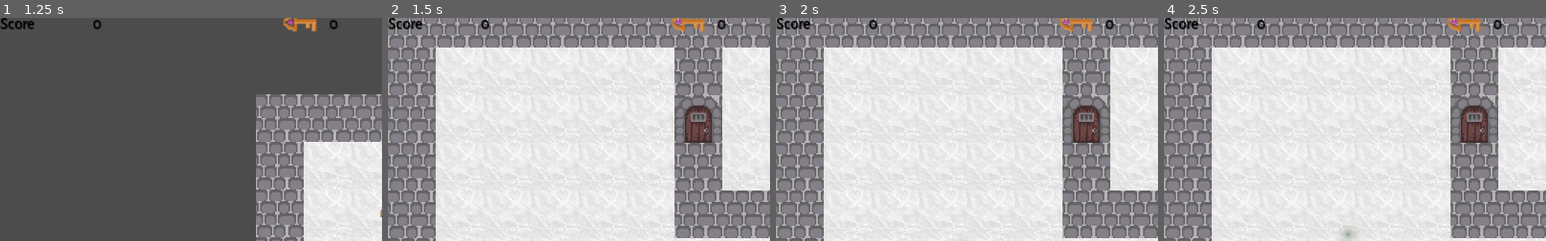
Above: before the commit, frames 1-4 (left to right).
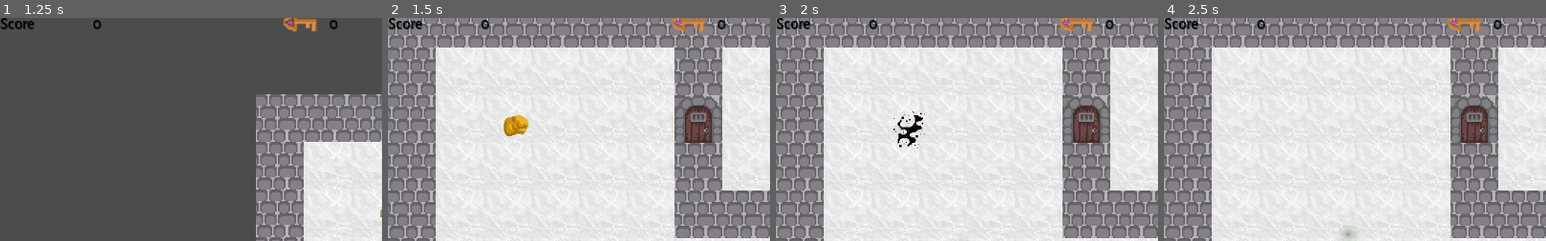
Above: after the commit, the same moments.

Repository: rogerdv/labyrinth
Game: Godot game, scene res://Scenes/main_menu.tscn
Two runs of this game, one before a commit and one after it. Both use one fixed random seed, a clock stepped at 60 frames per second and the inputs below. The engine's default icon, where the game draws it, is replaced by a stand-in: a white triangle on a blue panel in a dark square.
Inputs (mouse positions are % of the whole screen's width and height, from its top left):
- Up to frame 1 (1.25 s): click "New game" at 0.5 s
- Up to frame 2 (1.5 s): click (95, 77) at 1.25 s
- Up to frame 3 (2 s): no input
- Up to frame 4 (2.5 s): click (95, 91) at 2 s
The pictures show only the part of the screen within x 0-50%, y 4-54%; the shares and areas given below are measured in that part.

Frame 1 is identical in both runs. In frame 2, 0.5% of the frame differs, in the area x 30-37%, y 43-53%; in frame 3, 0.5%; in frame 4, nothing differs.

Commit message:
Added to repo

Diff:
--- /dev/null
+++ b/Scenes/Explosion.tscn
@@ -0,0 +1,31 @@
+[gd_scene load_steps=3 format=2]
+
+[ext_resource path="res://Images/explosion.png" type="Texture" id=1]
+
+[sub_resource type="Animation" id=1]
+resource_name = "Explosion"
+length = 0.8
+tracks/0/type = "value"
+tracks/0/path = NodePath("Sprite:frame")
+tracks/0/interp = 1
+tracks/0/loop_wrap = true
+tracks/0/imported = false
+tracks/0/enabled = true
+tracks/0/keys = {
+"times": PoolRealArray( 0, 0.1, 0.2, 0.3, 0.4, 0.5, 0.6, 0.7 ),
+"transitions": PoolRealArray( 1, 1, 1, 1, 1, 1, 1, 1 ),
+"update": 1,
+"values": [ 0, 1, 2, 3, 4, 5, 6, 7 ]
+}
+
+[node name="Explosion" type="Node2D"]
+
+[node name="Sprite" type="Sprite" parent="."]
+texture = ExtResource( 1 )
+vframes = 3
+hframes = 3
+frame = 7
+
+[node name="AnimationPlayer" type="AnimationPlayer" parent="."]
+autoplay = "Explosion"
+anims/Explosion = SubResource( 1 )
--- a/Scripts/BombCollider.gd
+++ b/Scripts/BombCollider.gd
@@ -2,7 +2,7 @@
 
 
 var save_margin = 1.0
-
+var blast = preload("res://Scenes/Explosion.tscn")
 
 func _ready() -> void:
 	pass # Replace with function body.
@@ -10,6 +10,7 @@
 
 func _physics_process(_delta):
 	if is_colliding():
+		var BlastEffect = blast.instance()
 		print("bomb is colliding")
 		cast_to = Vector2(0,0)
 		var collider = get_collider()
@@ -17,10 +18,17 @@
 		if collider.is_in_group("tilemap"):
 			var point = get_collision_point() - get_collision_normal() * save_margin
 			var map_point = collider.world_to_map(point)
+			var pos =collider.map_to_world(Vector2(map_point.x, map_point.y))
+
+			BlastEffect.position = pos+Vector2(32,32)
+			get_parent().get_parent().add_child(BlastEffect)
 			collider.set_cell(map_point.x, map_point.y, 3)
+
 			#time penalty
 			GameInstance.time-=5
 		else:
+			BlastEffect.position = collider.position
+			get_parent().get_parent().add_child(BlastEffect)
 			collider.queue_free()
 
 		get_parent().queue_free()
